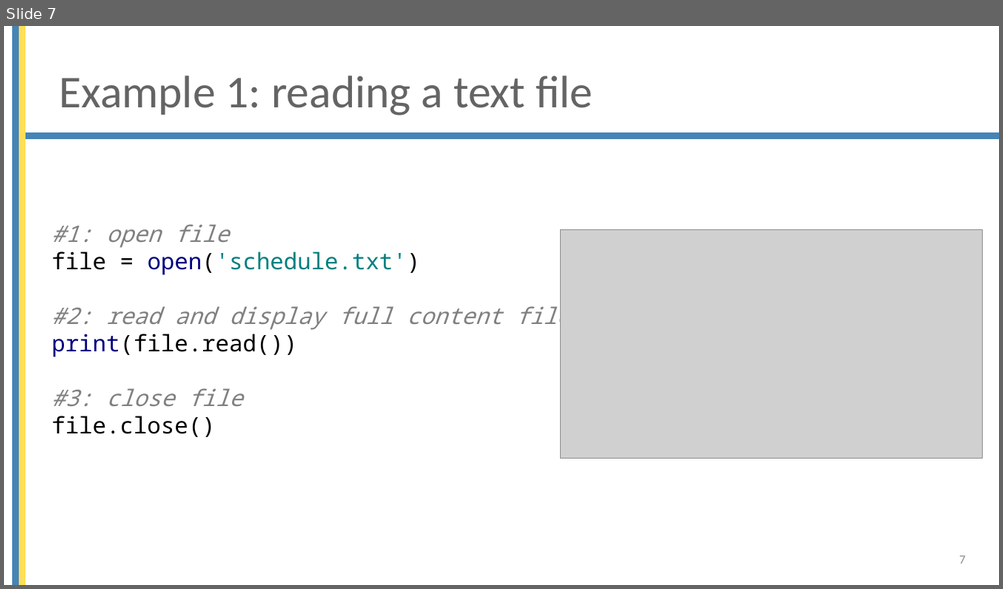
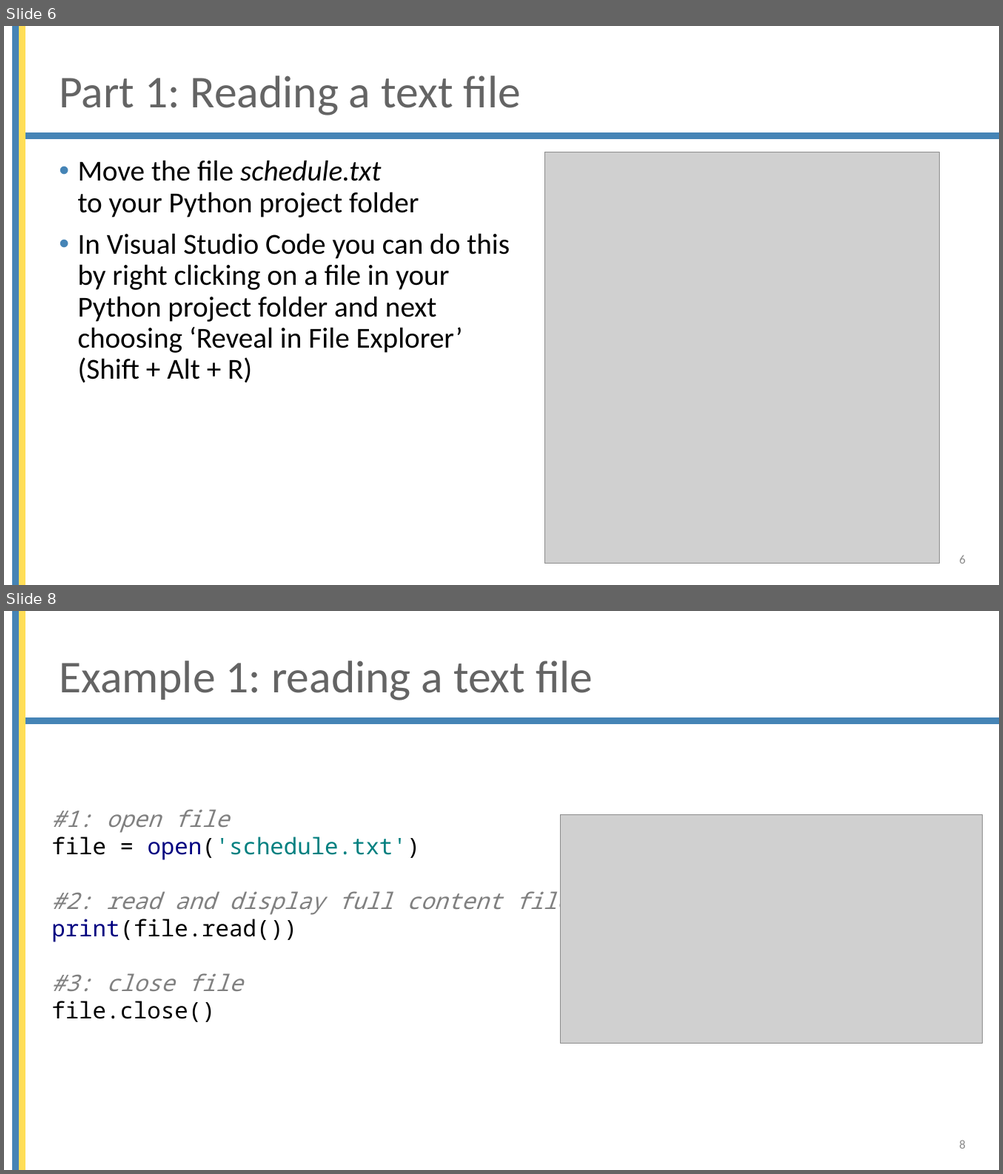
Before and after one commit to brentpulmansTM/Beobank-October-2022, a slide deck: Basic_python/7 Text files.pptx. Shown one above the other, each under a label of ours: slide 7 before the commit, slides 6 and 8 after it; the slides between them are not shown. The pictures are 1003x589 and 1003x1174 pixels, drawn with LibreOffice and Linux fonts; fonts in the diff are those of the drawing; grey boxes stand for pictures; background and template pictures are left out. Boxes give left, top, right and bottom in pixels: in the first picture for what was removed or moved away, otherwise in the second. Text is boxed around its words. In the diff, an @@ line names an element or a change of style, - is before the commit and + after.

```diff
--- a/Basic_python/7 Text files.pptx
+++ b/Basic_python/7 Text files.pptx
@@ slide 6 added at bbox=[4, 26, 999, 585], background #FFFFFF; not listed: 3 template elements that a slide beside it also shows @@
@@ title added at bbox=[59, 76, 521, 116], 44 pt, text #646464 @@
+Part 1: Reading a text file
@@ picture added at bbox=[545, 153, 939, 565] @@
@@ text added at bbox=[78, 160, 509, 383], 28 pt, text #000000 @@
+• Move the file schedule.txt
+  to your Python project folder
+• In Visual Studio Code you can do this
+  by right clicking on a file in your
+  Python project folder and next
+  choosing ‘Reveal in File Explorer’
+  (Shift + Alt + R)
@@ page number added at bbox=[959, 556, 965, 564], 12 pt, text #8C8C8C @@
+6
@@ what was slide 7 is now slide 8 @@
@@ page number at bbox=[959, 1140, 965, 1149]: text changed @@
-7
+8
```
Also in this commit, not shown: 1 slide changed, 3 other files.
